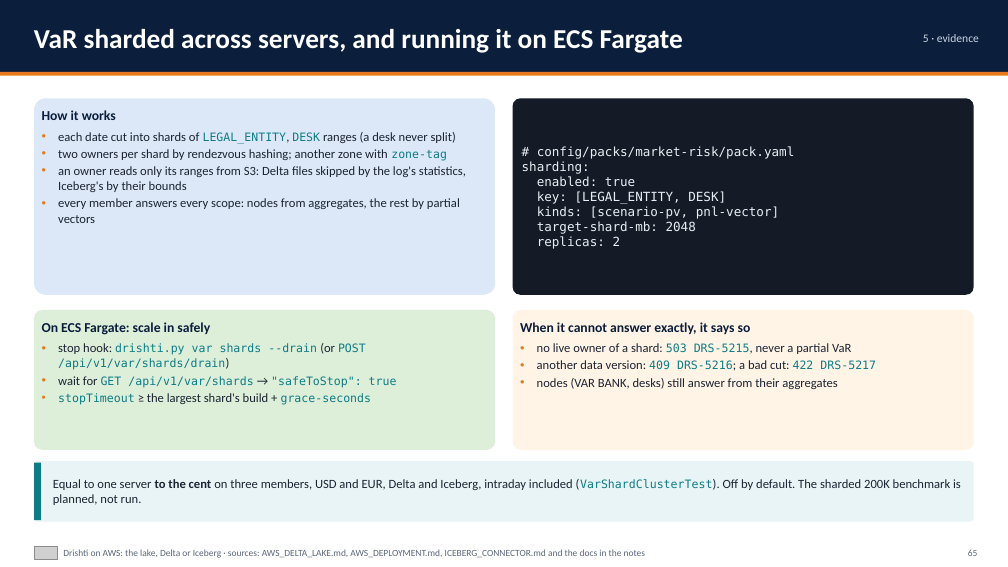
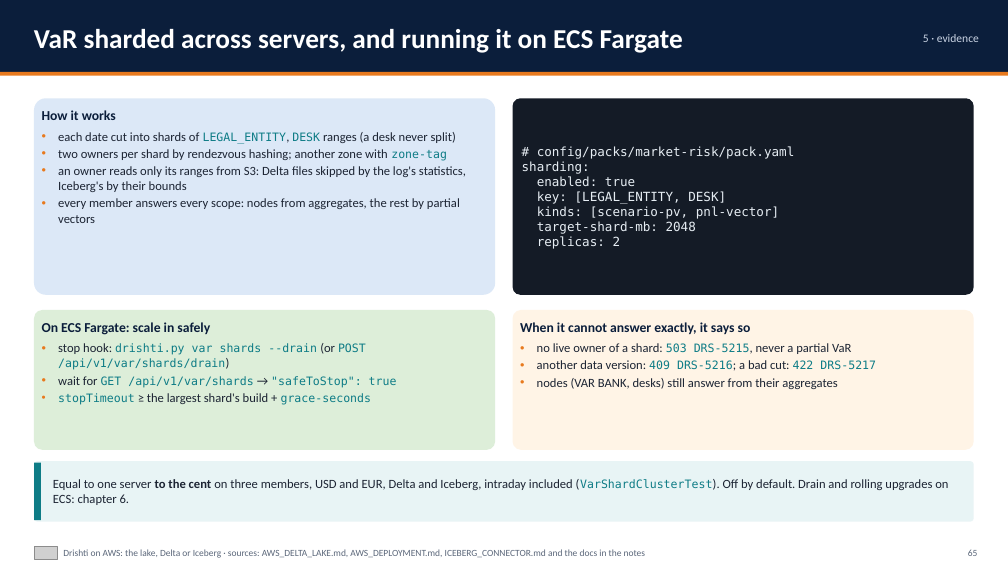
Before and after one commit to ajsinha/drishti, a slide deck: slide 65 of docs/publications/Drishti-on-AWS.pptx. Drawn at 1008x567 pixels with LibreOffice and Linux fonts; fonts in the diff are those of the drawing; grey boxes stand for pictures. Boxes give left, top, right and bottom in pixels: in the first picture for what was removed or moved away, otherwise in the second. Text is boxed around its words. In the diff, an @@ line names an element or a change of style, - is before the commit and + after.

```diff
--- a/docs/publications/Drishti-on-AWS.pptx
+++ b/docs/publications/Drishti-on-AWS.pptx
@@ text at (x1=53, y1=479, x2=948, y2=505): text changed @@
-Equal to one server to the cent on three members, USD and EUR, Delta and Iceberg, intraday included (VarShardClusterTest). Off by default. The sharded 200K benchmark is planned, not run.
+Equal to one server to the cent on three members, USD and EUR, Delta and Iceberg, intraday included (VarShardClusterTest). Off by default. Drain and rolling upgrades on ECS: chapter 6.
```
Also in this commit, not shown: 50 other slides changed, 2 slides added, 7 other files.
